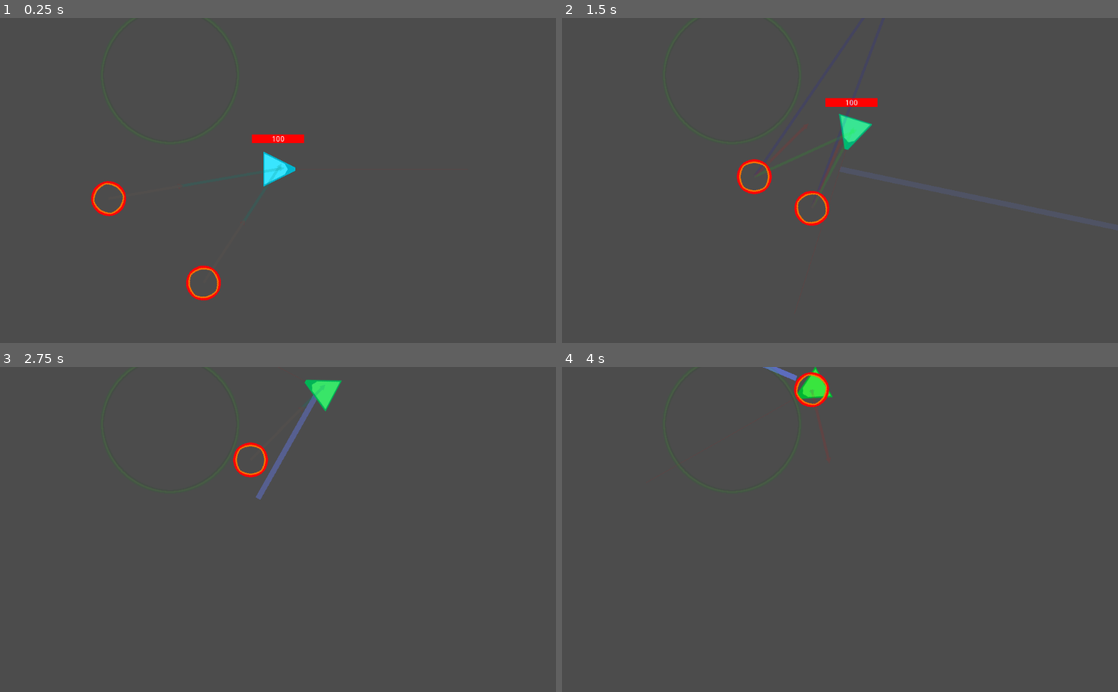
Above: before the commit, frames 1-4 (two rows, left to right).
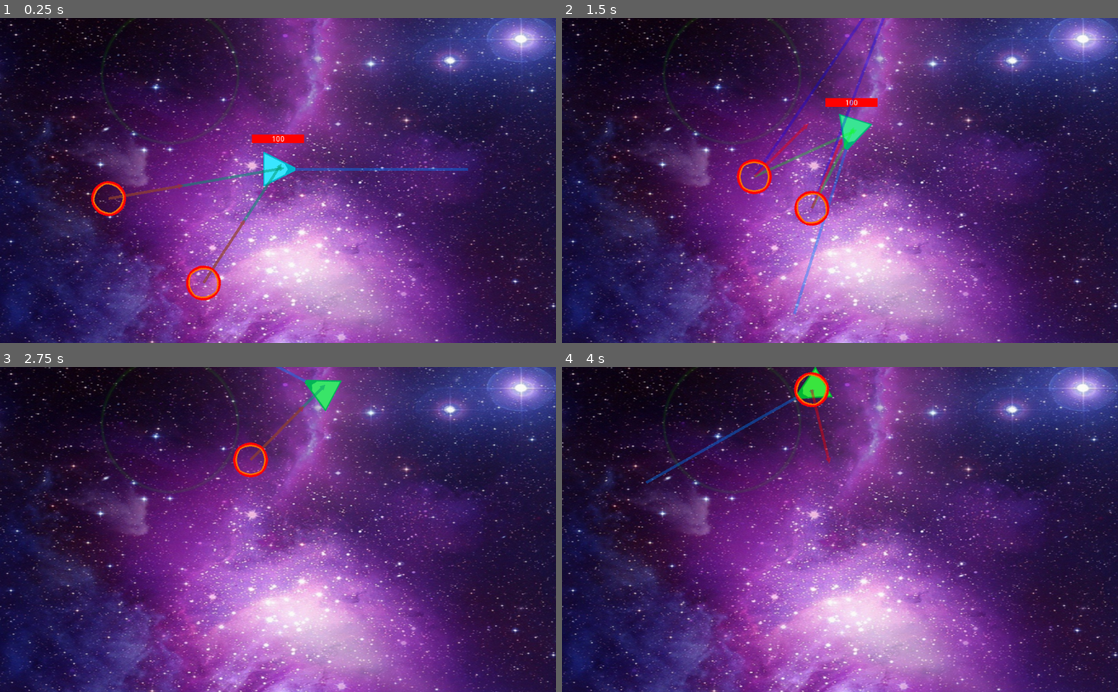
Above: after the commit, the same moments.

Repository: concernedsyndicate/AI
Game: Godot game, scene res://MainScene.tscn
Same seed, same stepped clock (60 frames per second), same inputs: the game is played once before the commit and once after it.
Inputs:
- Up to frame 1 (0.25 s): no input
- Up to frame 2 (1.5 s): hold Right (right) 0.53-1.28 s; tap Space (shoot) at 0.6, 1.35 s; hold S (down) from 1.28 s (still down)
- Up to frame 3 (2.75 s): release S (down) at 2.03 s; hold Right (right) from 2.03 s (still down); tap Space (shoot) at 2.1 s
- Up to frame 4 (4 s): release Right (right) at 2.78 s; hold Up (up) 2.78-3.53 s; tap Space (shoot) at 2.85, 3.6 s; hold Left (left) from 3.53 s (still down)

The runs differ from the first frame. In frame 1, 99% of the frame differs, in the area x 0-100%, y 0-100%; in frame 2, 99%; in frame 3, 99%; in frame 4, 99%.

Commit message:
background, vectors visibility
unnecessary print removed

Diff:
--- a/MainScene.tscn
+++ b/MainScene.tscn
@@ -1,9 +1,10 @@
-[gd_scene load_steps=9 format=2]
+[gd_scene load_steps=10 format=2]
 
-[ext_resource path="res://Scripts/MapSettings.gd" type="Script" id=1]
-[ext_resource path="res://Nodes/Player.tscn" type="PackedScene" id=2]
-[ext_resource path="res://Nodes/Monster.tscn" type="PackedScene" id=3]
-[ext_resource path="res://Nodes/Obstacle.tscn" type="PackedScene" id=4]
+[ext_resource path="res://Sprites/cos.png" type="Texture" id=1]
+[ext_resource path="res://Scripts/MapSettings.gd" type="Script" id=2]
+[ext_resource path="res://Nodes/Player.tscn" type="PackedScene" id=3]
+[ext_resource path="res://Nodes/Monster.tscn" type="PackedScene" id=4]
+[ext_resource path="res://Nodes/Obstacle.tscn" type="PackedScene" id=5]
 
 [sub_resource type="RectangleShape2D" id=1]
 
@@ -27,6 +28,13 @@
 
 [node name="Game" type="Node2D"]
 
+[node name="background" type="Sprite" parent="."]
+position = Vector2( 600, 600 )
+rotation = 1.5708
+scale = Vector2( 1, 1.5 )
+texture = ExtResource( 1 )
+_sections_unfolded = [ "Transform" ]
+
 [node name="MapBoundary" type="StaticBody2D" parent="."]
 input_pickable = false
 collision_layer = 1
@@ -54,18 +62,19 @@
 shape = SubResource( 4 )
 _sections_unfolded = [ "shape" ]
 
-[node name="Player" parent="." instance=ExtResource( 2 )]
+[node name="Player" parent="." instance=ExtResource( 3 )]
 position = Vector2( 578, 279 )
 speed = 350
 rotation_speed = 2.5
 
-[node name="Monster" parent="." instance=ExtResource( 3 )]
+[node name="Monster" parent="." instance=ExtResource( 4 )]
 position = Vector2( 233.992, 338.938 )
 _sections_unfolded = [ "Collision", "Transform" ]
 
-[node name="Monster2" parent="." instance=ExtResource( 3 )]
+[node name="Monster2" parent="." instance=ExtResource( 4 )]
 position = Vector2( 423.012, 516.503 )
 _sections_unfolded = [ "Collision", "Transform" ]
 
-[node name="Obstacle" parent="." instance=ExtResource( 4 )]
+[node name="Obstacle" parent="." instance=ExtResource( 5 )]
 position = Vector2( 379.234, 105.524 )
+_sections_unfolded = [ "Collision", "Material", "Visibility" ]
--- a/Scripts/Monster.gd
+++ b/Scripts/Monster.gd
@@ -66,7 +66,6 @@
 #if the evader is ahead and facing the agent then we can just seek for the evader's current position.
 	var relative_heading = velocity.dot(target.velocity)
 	if to_target.dot(velocity) > 0 and relative_heading < -0.95: #acos(0.95)=18 degs
-		print("NO")
 		return seek(target_position)
 	#Not considered ahead so we predict where the evader will be.
 	#the look-ahead time is proportional to the distance between the evader
@@ -78,9 +77,9 @@
 
 func _draw():
 	draw_set_transform(Vector2(), -rotation, Vector2(1, 1))
-	draw_vector(Vector2(0,0), to_target_heading, Color(0, 0, 1, 0.1), 5)  # blue
-	draw_vector(Vector2(0,0), to_target, Color(0, 1, 0, 0.1), 5)  # green
-	draw_vector(Vector2(0,0), velocity, Color(1, 0, 0, 0.1), 5)  # red
+	draw_vector(Vector2(0,0), to_target_heading, Color(0, 0, 1, 0.3), 5)  # blue
+	draw_vector(Vector2(0,0), to_target, Color(0, 1, 0, 0.3), 5)  # green
+	draw_vector(Vector2(0,0), velocity, Color(1, 0, 0, 0.4), 5)  # red
 
 func draw_vector( origin, vector, color, arrow_size ):
 	if vector.length_squared() > 1:
--- a/Scripts/Player.gd
+++ b/Scripts/Player.gd
@@ -43,8 +43,8 @@
 			bullet.line.points[1].x = (global_position - ray.get_collision_point()).length()
 
 func _draw():
-	draw_line(Vector2(0,0), Vector2(speed, 0).rotated(rotation), Color(1, 0, 0, 0.1), 1)
-	# dlaczego nie jest w stanie rysowac dla 'velocity' ? //bo musisz robić update()
+	draw_line(Vector2(0,0), Vector2(speed, 0).rotated(rotation), Color(0, 0.5, 1, 0.4), 5)
+	# dlaczego nie jest w stanie rysowac dla 'velocity' ? //bo musisz robić update() //dzięki, teraz tylko wykminić dlaczego źle rysuje wtedy
 
 func set_health(h):
 	health = h
Not shown: 1 places in MainScene.tscn that only renumber resources
Binary file added: Sprites/cos.png
Not shown, added: Sprites/cos.png.import
